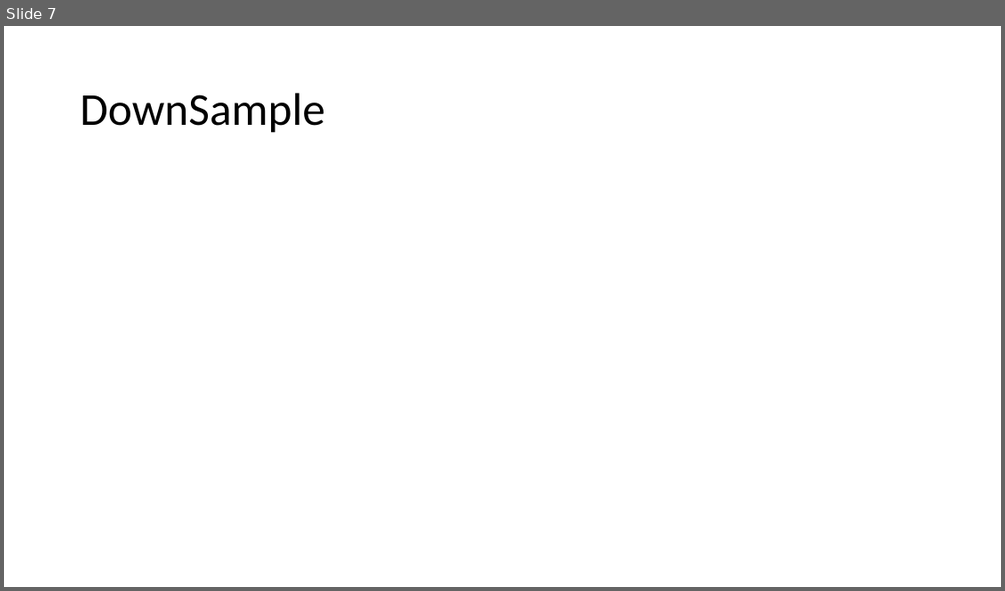
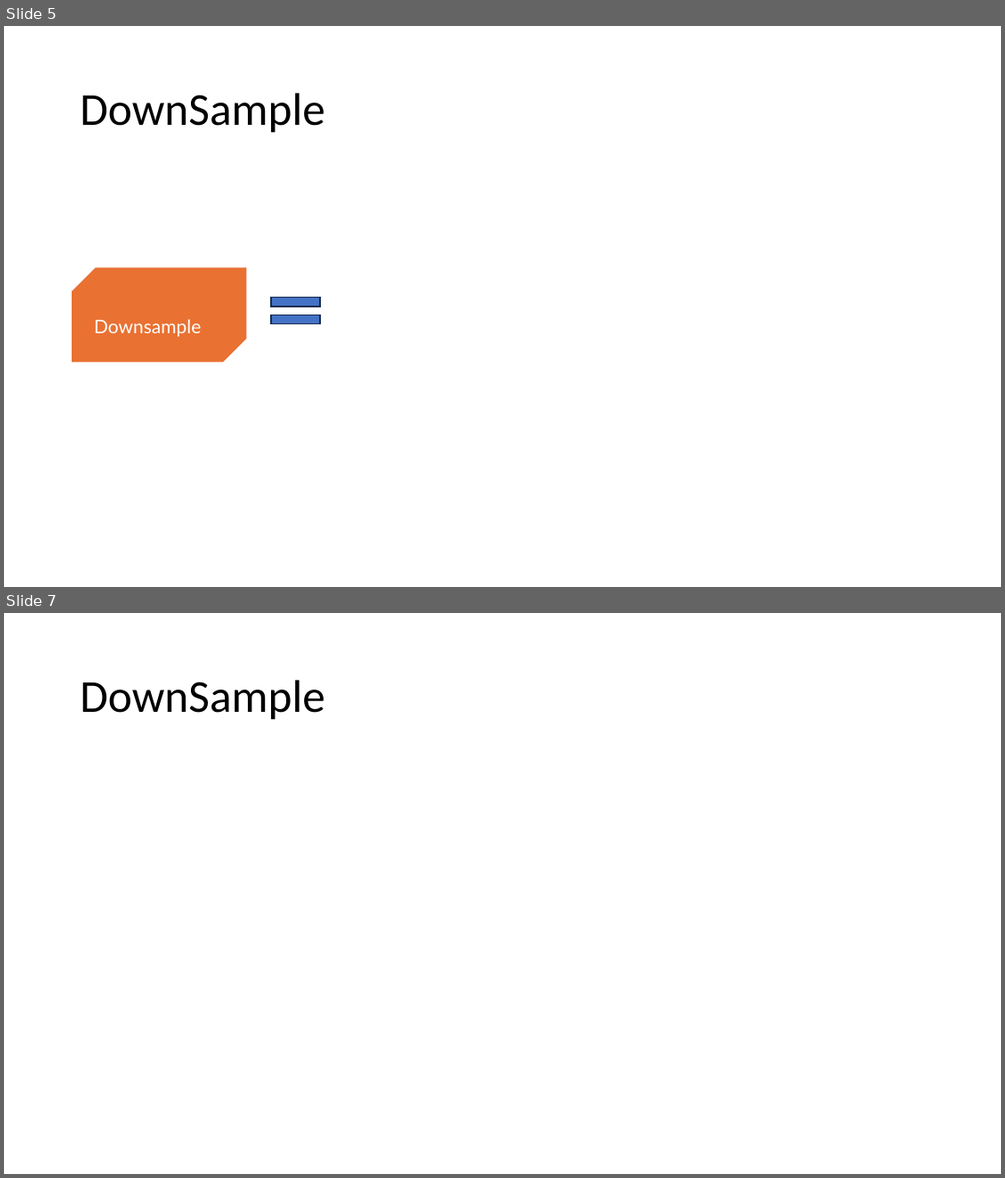
Before and after one commit to CGD16/PDF_Exchanger, a slide deck: SHVIT/PowerPoint/SHViT zerlegt.odp. Shown one above the other, each under a label of ours: slide 7 before the commit, slides 5 and 7 after it; the slides between them are not shown. The pictures are 1005x591 and 1005x1178 pixels, drawn with LibreOffice and Linux fonts; fonts in the diff are those of the drawing. Boxes give left, top, right and bottom in pixels: in the first picture for what was removed or moved away, otherwise in the second. Text is boxed around its words. In the diff, an @@ line names an element or a change of style, - is before the commit and + after.

```diff
--- a/SHVIT/PowerPoint/SHViT zerlegt.odp
+++ b/SHVIT/PowerPoint/SHViT zerlegt.odp
@@ slide 5 added at [4, 26, 1001, 587], background #FFFFFF @@
@@ title added at [80, 93, 324, 133], 44 pt, text #000000 @@
+DownSample
@@ freeform shape added at [73, 268, 246, 361], fill #E97132, outline #E97132 1.5 pt, 18 pt, text #FFFFFF @@
+Downsample
@@ freeform shape added at [271, 297, 320, 306], fill #4472C4, outline #172C51 0.99 pt @@
@@ freeform shape added at [271, 314, 320, 323], fill #4472C4, outline #172C51 0.99 pt @@
```
Also in this commit, not shown: 1 slide changed, 2 other slides added, 5 slides removed, 48 other files.
